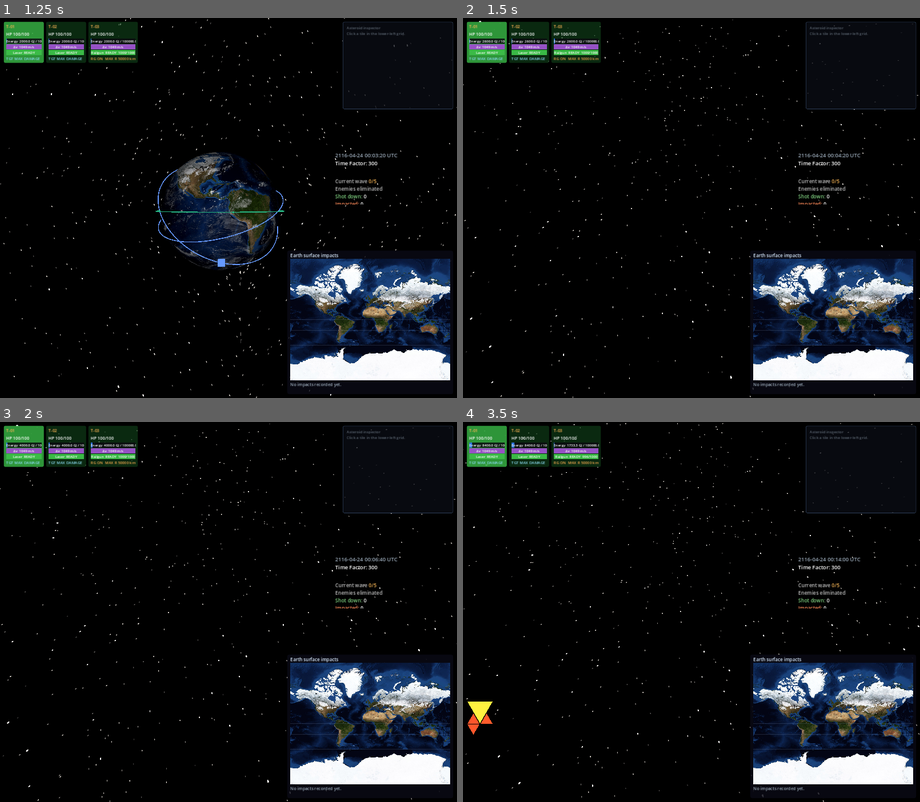
Above: before the commit, frames 1-4 (two rows, left to right).
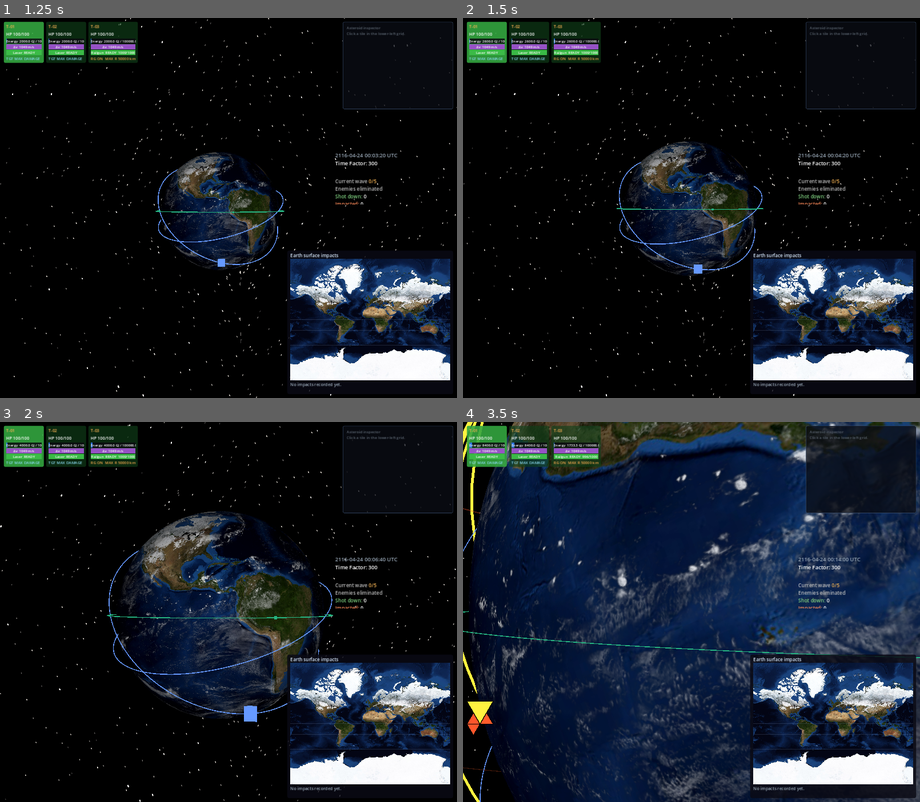
Above: after the commit, the same moments.

Repository: mellenburg/game
Game: Godot game, scene res://scenes/menu.tscn
The game is run twice, just before and just after one commit, with the same random seed, the same clock (stepped at 60 frames per second) and the same inputs.
Inputs (mouse positions are in pixels of both pictures, inside the frame that each line leads up to):
- Up to frame 1 (1.25 s): click "LAUNCH ▶" at 0.5 s
- Up to frame 2 (1.5 s): tap A (move_left) at 1.25 s; move the mouse to (714, 208) at 1.27 s; hold W (move_forward) from 1.28 s (still down); hold F (freelook, bound only after the commit) from 1.28 s (still down); click (714, 208) at 1.42 s
- Up to frame 3 (2 s): keep holding W (move_forward); keep holding F (freelook, bound only after the commit)
- Up to frame 4 (3.5 s): keep holding W (move_forward); tap A (move_left) at 2, 2.75 s; move the mouse to (668, 612) at 2.02 s; release F (freelook, bound only after the commit) at 2.03 s; tap M (add_asteroids) at 2.1 s; click (668, 612) at 2.17 s; tap F (freelook, bound only after the commit) at 2.3 s; move the mouse to (700, 604) at 2.77 s; hold F (freelook, bound only after the commit) from 2.78 s (still down); tap J (add_decaying_enemy) at 2.85 s; click (700, 604) at 2.92 s

Frame 1 is identical in both runs. In frame 2, 7.3% of the frame differs, in the area x 0-100%, y 0-100%; in frame 3, 16%; in frame 4, 74%.

Commit message:
Free up cursor in mission view; hold F for FPS look
The mission view captured the cursor by default and routed every
mouse motion into FPS yaw/pitch, which blocked clicking on HUD tiles
(asteroid grid, future panels). Flip the default: cursor stays
visible and clickable, free-look is gated behind a held `freelook`
action (F). Press F to capture and look, release to drop back to
cursor mode.

Diff:
--- a/godot/project.godot
+++ b/godot/project.godot
@@ -153,6 +153,10 @@
 "deadzone": 0.5,
 "events": [Object(InputEventKey,"resource_local_to_scene":false,"resource_name":"","device":-1,"window_id":0,"alt_press …(196 unchanged characters)…
 }
+freelook={
+"deadzone": 0.5,
+"events": [Object(InputEventKey,"resource_local_to_scene":false,"resource_name":"","device":-1,"window_id":0,"alt_pressed":false,"shift_pressed":false,"ctrl_pressed":false,"meta_pressed":false,"pressed":false,"keycode":0,"physical_keycode":70,"key_label":0,"unicode":0,"location":0,"echo":false,"script":null)]
+}
 end_game={
 "deadzone": 0.5,
 "events": [Object(InputEventKey,"resource_local_to_scene":false,"resource_name":"","device":-1,"window_id":0,"alt_press …(196 unchanged characters)…
--- a/godot/scripts/orbit_camera.gd
+++ b/godot/scripts/orbit_camera.gd
@@ -10,8 +10,10 @@
 ##                    temporarily increase / decrease the orbit's
 ##                    inclination, pivoting the camera out of plane about
 ##                    its current location (the line of nodes).
-##   Mouse            FPS-style free-look (when captured). ESC toggles
-##                    mouse capture.
+##   F (held)         FPS-style free-look while held. Mouse is a
+##                    cursor at all other times so the operator can
+##                    click on HUD tiles / panels without first having
+##                    to release a captured cursor.
 ##
 ## Each modality has its own idle timer; after RETURN_DELAY seconds with
 ## no input on that modality, the offset eases back to the default
@@ -44,7 +46,10 @@
 const RETURN_BLEND_RATE: float = 3.0  # exponential approach (1/s)
 
 var world_up := Vector3(0.0, 0.0, 1.0)
-var mouse_captured: bool = true
+# Free-look gate. False by default — the cursor stays visible so the
+# operator can click HUD tiles. Held-F flips this on for the duration
+# of the press; mouse motion only feeds yaw/pitch while it's true.
+var mouse_captured: bool = false
 
 var yaw: float = 0.0
 var pitch: float = 0.0
@@ -65,11 +70,24 @@
 	var yp := _yaw_pitch_facing_origin(position)
 	yaw = yp.x
 	pitch = yp.y
-	Input.mouse_mode = Input.MOUSE_MODE_CAPTURED
+	Input.mouse_mode = Input.MOUSE_MODE_VISIBLE
 	_apply_look()
 
 
 func _unhandled_input(event: InputEvent) -> void:
+	# Free-look toggle: capture the cursor while F is held, release it
+	# the moment F is let go. Press / release are picked up via the
+	# `freelook` action so the binding can be remapped without touching
+	# this code.
+	if event.is_action_pressed("freelook"):
+		mouse_captured = true
+		Input.mouse_mode = Input.MOUSE_MODE_CAPTURED
+		return
+	if event.is_action_released("freelook"):
+		mouse_captured = false
+		Input.mouse_mode = Input.MOUSE_MODE_VISIBLE
+		return
+
 	if event is InputEventMouseMotion and mouse_captured:
 		var motion := event as InputEventMouseMotion
 		if motion.relative != Vector2.ZERO:
@@ -78,15 +96,6 @@
 			pitch = clampf(pitch, -89.0, 89.0)
 			_look_idle = 0.0
 		return
-
-	if event is InputEventKey:
-		var key := event as InputEventKey
-		if key.pressed and key.keycode == KEY_ESCAPE:
-			mouse_captured = not mouse_captured
-			Input.mouse_mode = (
-				Input.MOUSE_MODE_CAPTURED if mouse_captured
-				else Input.MOUSE_MODE_VISIBLE
-			)
 
 
 func process_movement(delta: float) -> void:
--- a/godot/scripts/pause_menu.gd
+++ b/godot/scripts/pause_menu.gd
@@ -26,10 +26,12 @@
 var _root_panel: PanelContainer
 var _settings_panel: PanelContainer
 
-# Mouse mode at the moment of pausing — restored on resume so a
-# captured-look player drops back into FPS-look without an extra
-# click. If the player was browsing (visible cursor) at pause time
-# they stay browsing on resume.
+# With held-F free-look, the cursor's default state is always visible
+# — the player only captures while F is down. So pause / resume just
+# normalises to MOUSE_MODE_VISIBLE; if the operator was free-looking
+# (held F) at pause time they'd have released the key by now anyway.
+# This field is retained as a placeholder for any future logic that
+# wants to remember a richer pre-pause input state.
 var _saved_mouse_mode: Input.MouseMode = Input.MOUSE_MODE_VISIBLE
 
 
@@ -61,7 +63,6 @@
 
 
 func _pause() -> void:
-	_saved_mouse_mode = Input.mouse_mode
 	Input.mouse_mode = Input.MOUSE_MODE_VISIBLE
 	get_tree().paused = true
 	visible = true
@@ -72,7 +73,7 @@
 func _resume() -> void:
 	get_tree().paused = false
 	visible = false
-	Input.mouse_mode = _saved_mouse_mode
+	Input.mouse_mode = Input.MOUSE_MODE_VISIBLE
 
 
 # ---------------------------------------------------------------- UI
